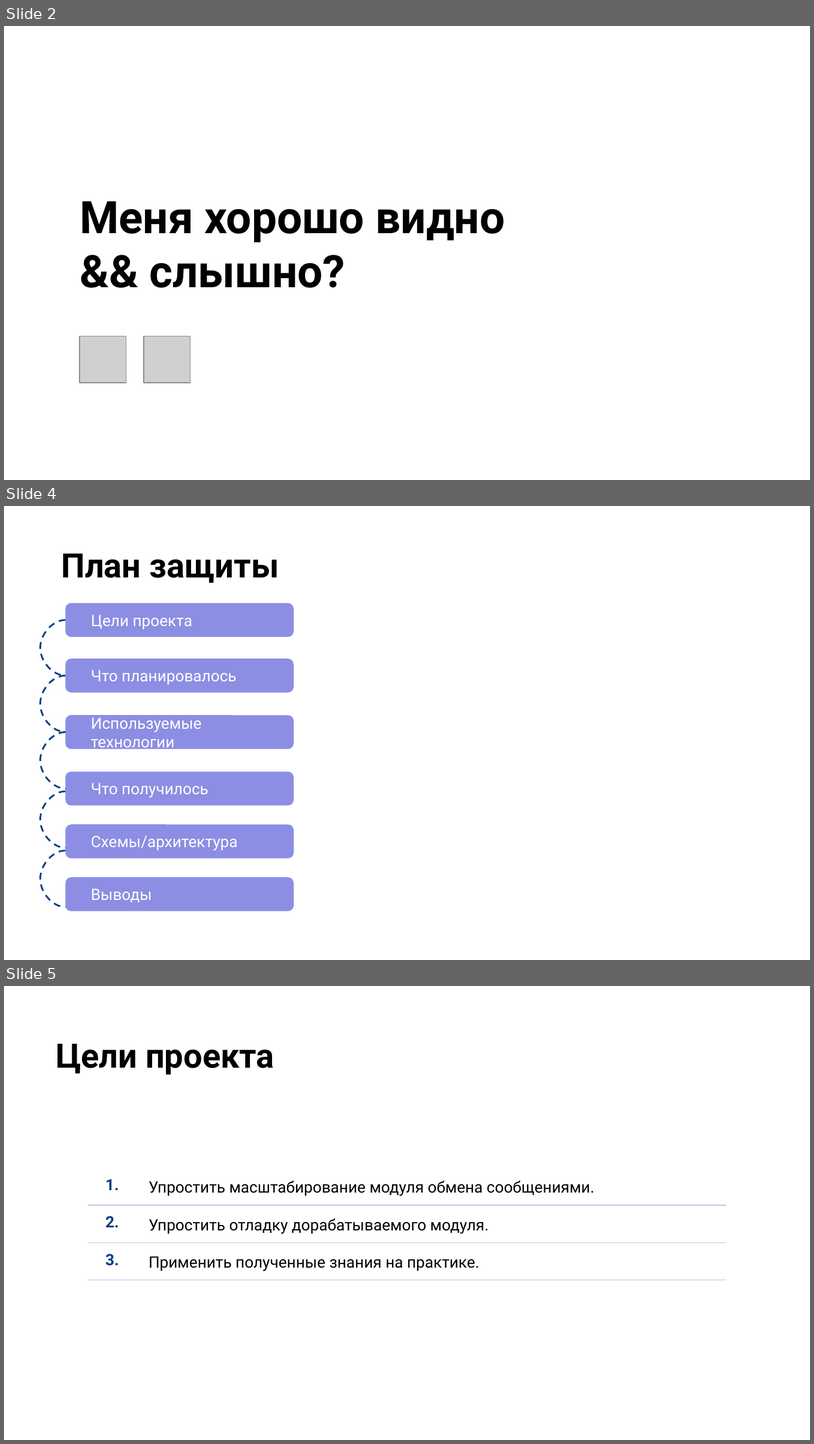
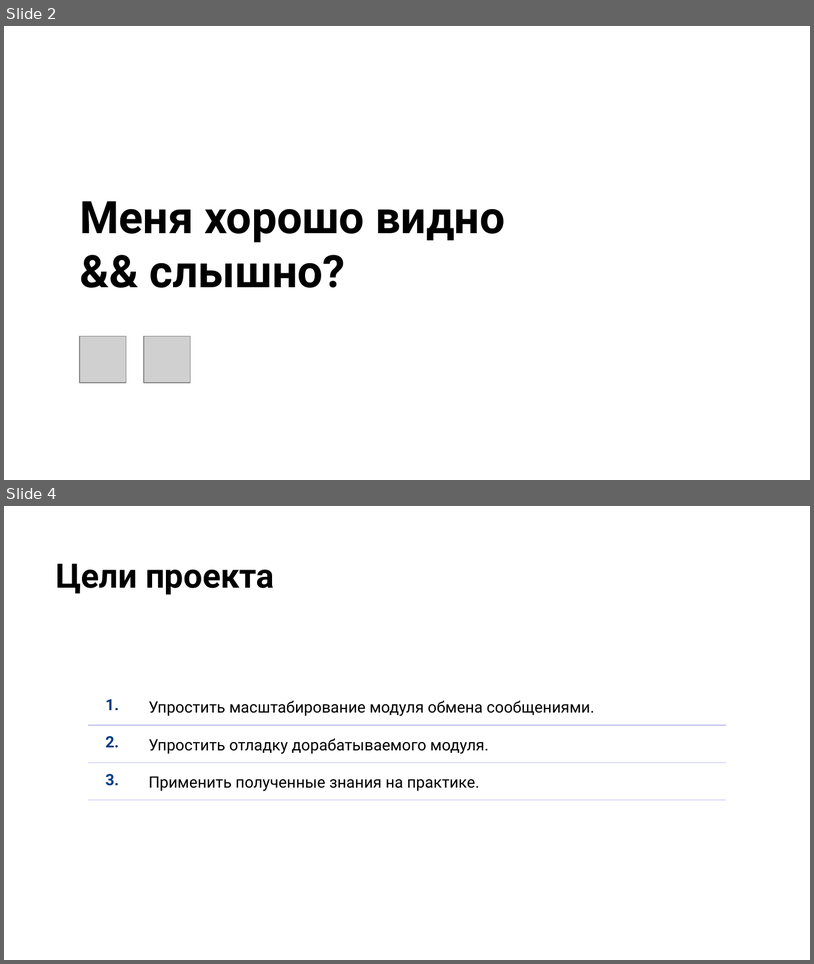
Before and after one commit to Ar-b-ra/GraduationWork, a slide deck: Презентация на защиту.pptx. Shown one above the other, each under a label of ours: slides 2, 4 and 5 before the commit, slides 2 and 4 after it; the slides between them are not shown. The pictures are 814x1444 and 814x964 pixels, drawn with LibreOffice and Linux fonts; fonts in the diff are those of the drawing; grey boxes stand for pictures; background and template pictures are left out. Boxes give left, top, right and bottom in pixels: in the first picture for what was removed or moved away, otherwise in the second. Text is boxed around its words. In the diff, an @@ line names an element or a change of style, - is before the commit and + after.

```diff
--- a/Презентация на защиту.pptx
+++ b/Презентация на защиту.pptx
@@ slide 4 removed at <box>4,506,810,960</box>, background picture (left out) @@
@@ text removed at <box>62,553,279,583</box> @@
-План защиты
@@ rounded rectangle removed at <box>65,603,293,637</box> @@
-Цели проекта
@@ curved line removed from (65, 620) to (65, 675) @@
@@ rounded rectangle removed at <box>65,658,293,692</box> @@
-Что планировалось
@@ curved line removed from (65, 675) to (65, 732) @@
@@ rounded rectangle removed at <box>65,715,293,749</box> @@
-Используемые технологии
@@ curved line removed from (65, 732) to (65, 788) @@
@@ rounded rectangle removed at <box>65,771,293,805</box> @@
-Что получилось
@@ curved line removed from (65, 792) to (65, 848) @@
@@ rounded rectangle removed at <box>65,825,293,858</box> @@
-Схемы/архитектура
@@ curved line removed from (65, 850) to (65, 907) @@
@@ rounded rectangle removed at <box>65,877,293,911</box> @@
-Выводы
@@ what was slide 5 is now slide 4 @@
```
Also in this commit, not shown: 1 slide added.
